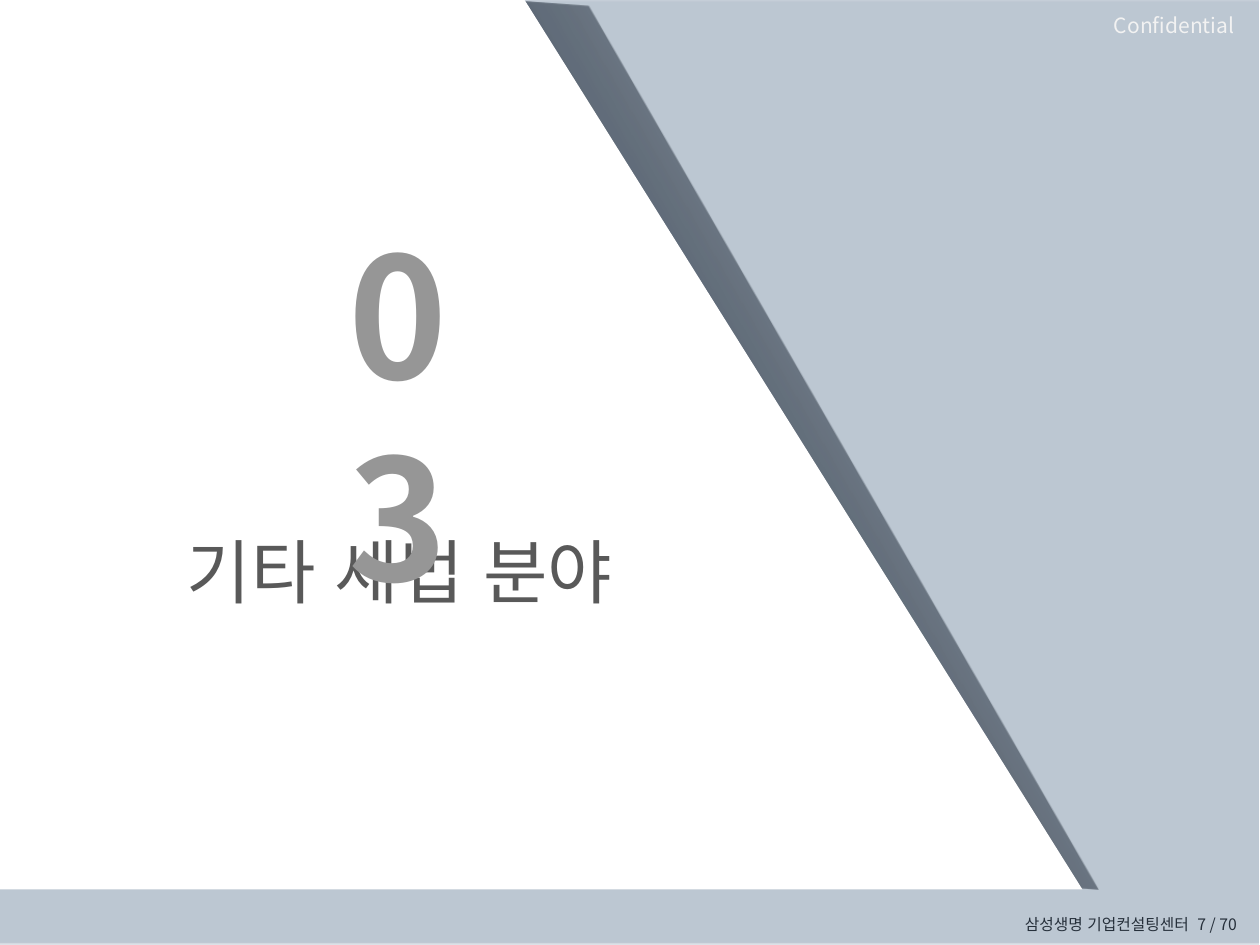
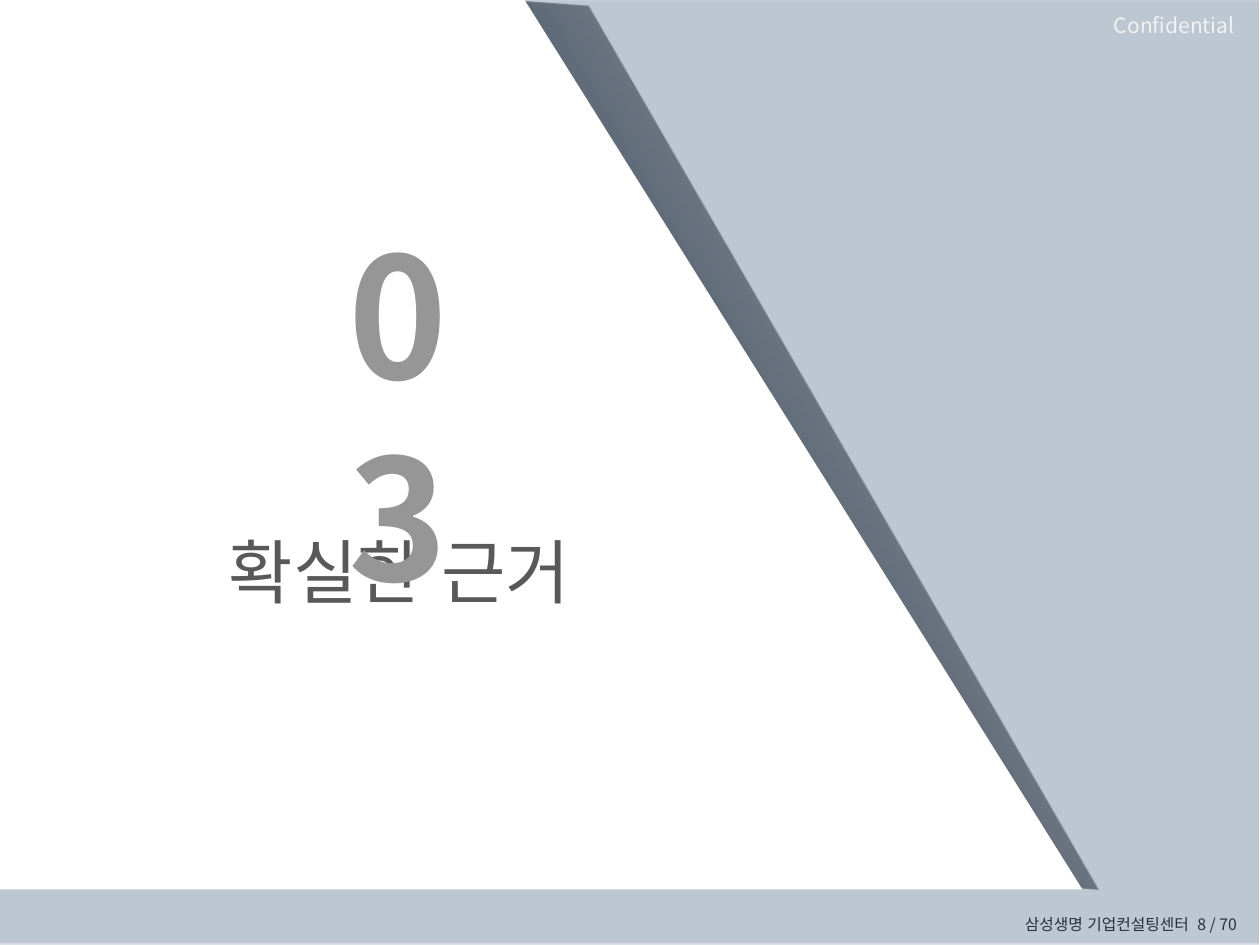
Before and after one commit to jlinsights/FamilyOffice, a slide deck: slide 8 of public/중고차거래업 자금조달 혁신방안.pptx (slide 7 before the commit). Drawn at 1260x945 pixels with LibreOffice and Linux fonts; fonts in the diff are those of the drawing; background and template pictures are left out. Boxes give left, top, right and bottom in pixels: in the first picture for what was removed or moved away, otherwise in the second. Text is boxed around its words. In the diff, an @@ line names an element or a change of style, - is before the commit and + after.

```diff
--- a/public/중고차거래업 자금조달 혁신방안.pptx
+++ b/public/중고차거래업 자금조달 혁신방안.pptx
@@ text at bbox=[229, 527, 422, 604]: text changed @@
-기타 세법 분야
+확실한 근거
@@ text at bbox=[1025, 917, 1236, 931]: text changed @@
-삼성생명 기업컨설팅센터 7 / 70
+삼성생명 기업컨설팅센터 8 / 70
```
Also in this commit, not shown: 4 other slides changed, 2 slides added, 2 slides removed, 10 other files.
